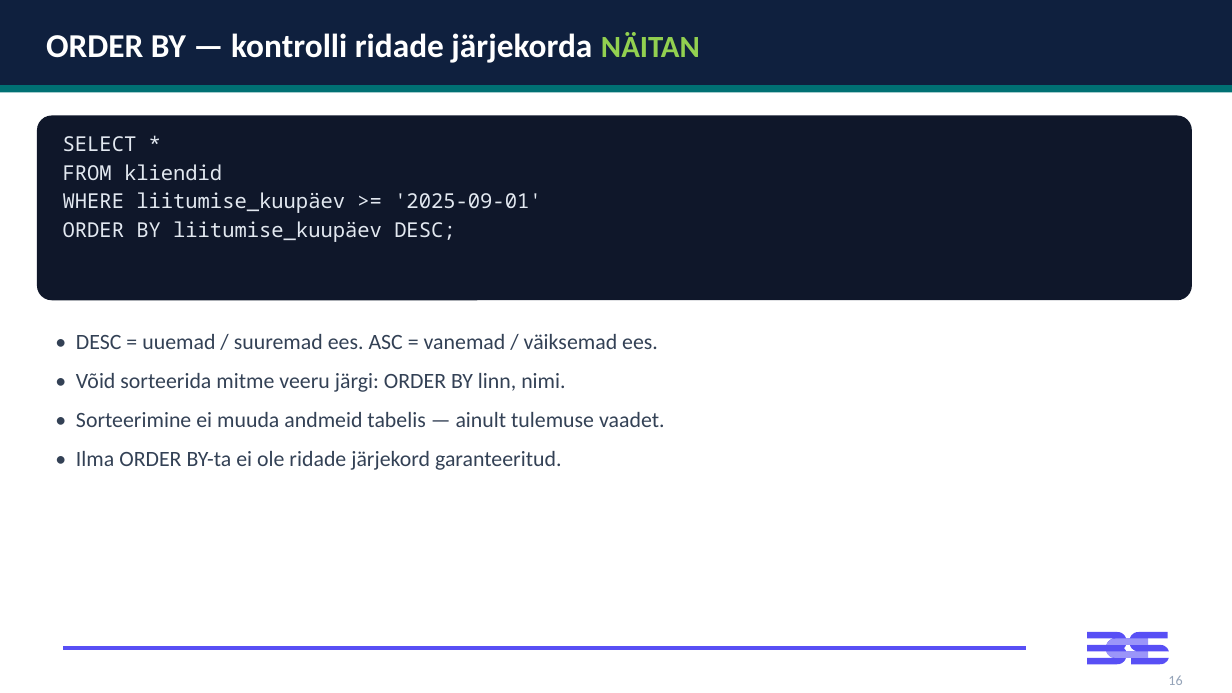
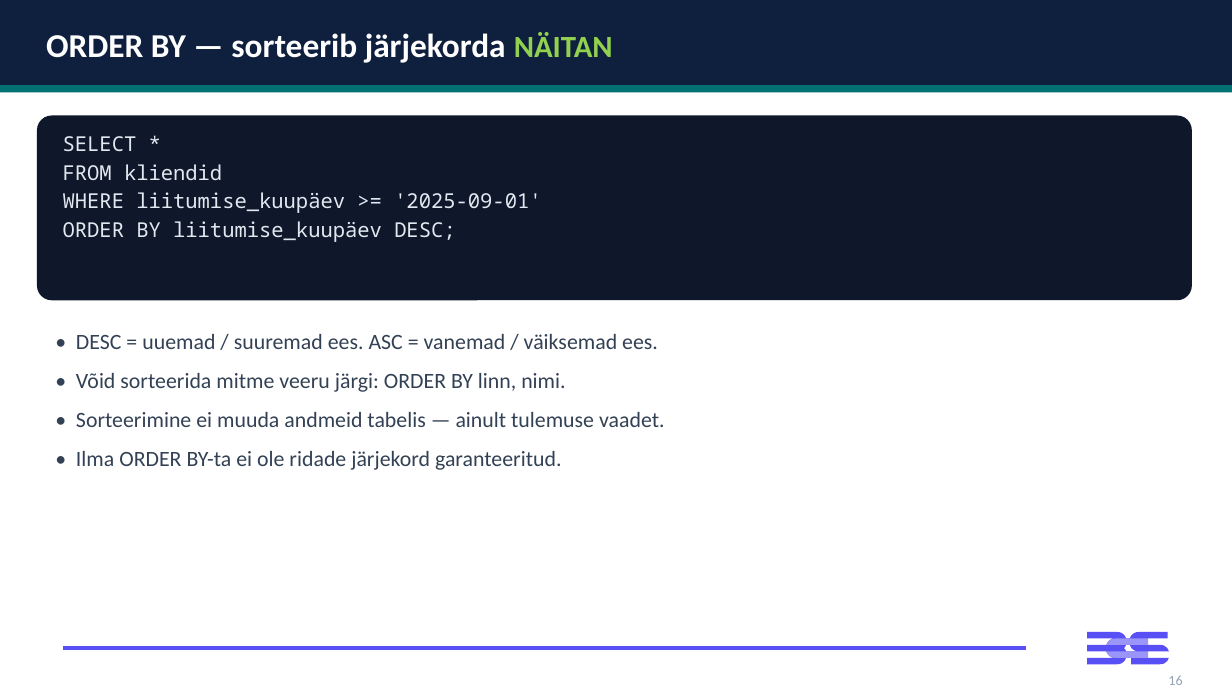
Before and after one commit to emilieabel/andmetarkus, a slide deck: slide 30 of Materjalid/Day6 SQL/6-paev-andmetarkus-esitlus.pptx. Drawn at 1232x693 pixels with LibreOffice and Linux fonts; fonts in the diff are those of the drawing. Boxes give left, top, right and bottom in pixels: in the first picture for what was removed or moved away, otherwise in the second. Text is boxed around its words. In the diff, an @@ line names an element or a change of style, - is before the commit and + after.

```diff
--- a/Materjalid/Day6 SQL/6-paev-andmetarkus-esitlus.pptx
+++ b/Materjalid/Day6 SQL/6-paev-andmetarkus-esitlus.pptx
@@ text at (x1=46, y1=32, x2=613, y2=63): text changed @@
-ORDER BY — kontrolli ridade järjekorda NÄITAN
+ORDER BY — sorteerib järjekorda NÄITAN
```
Also in this commit, not shown: 8 other slides changed, 3 other files.
